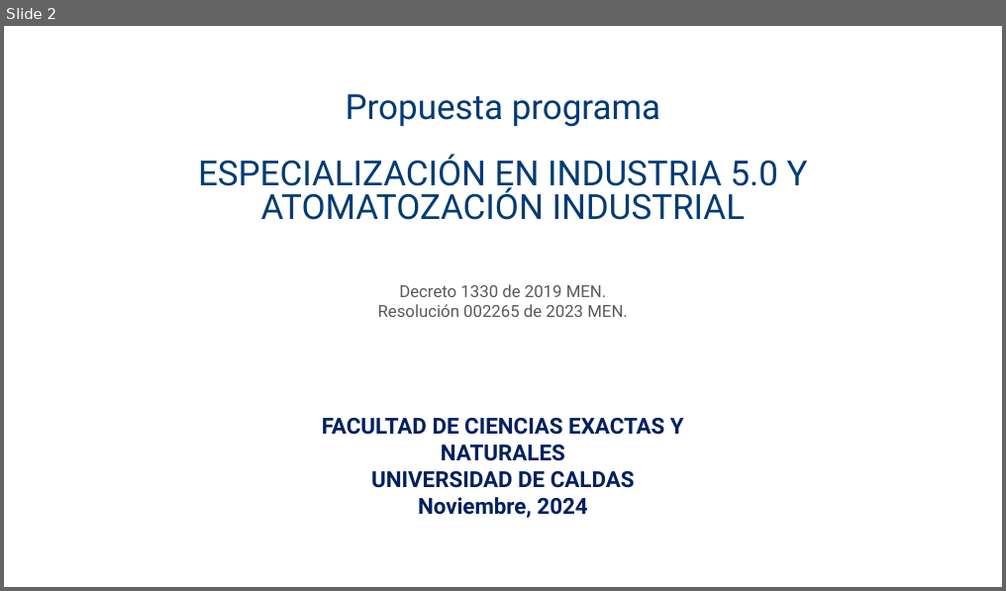
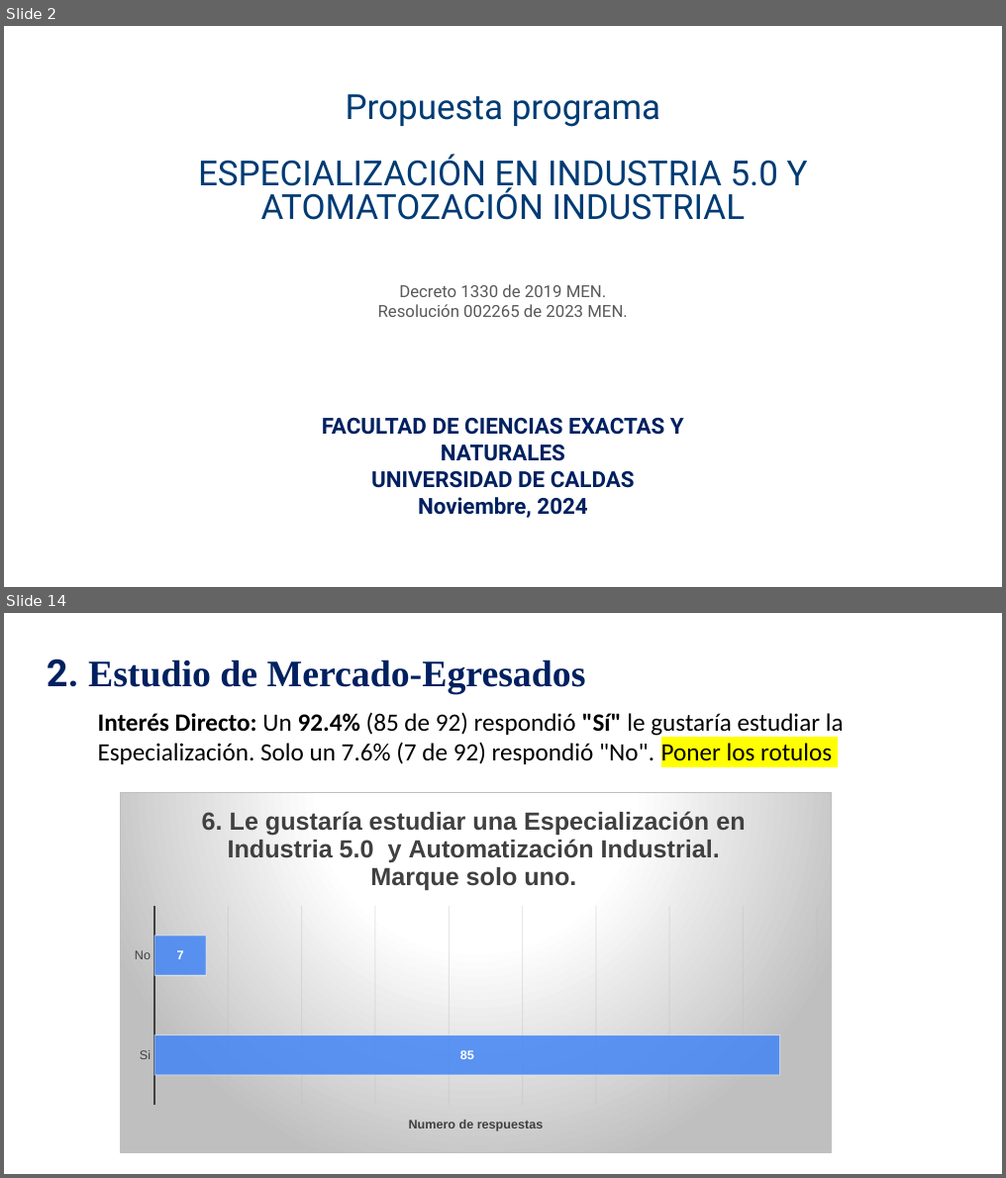
Before and after one commit to DanielVickG87/ESPECIALIZACION_EN_INDUSTRIA_5.0_Y_AUTOMATIZACION_INDUSTRIAL, a slide deck: Presentación decanatura PROGRAMA ESPECIALIZACIÓN EN INDUSTRIA 5.0.pptx. Shown one above the other, each under a label of ours: slide 2 before the commit, slides 2 and 14 after it; the slides between them are not shown. The pictures are 1006x591 and 1006x1178 pixels, drawn with LibreOffice and Linux fonts; fonts in the diff are those of the drawing; background and template pictures are left out. Boxes give left, top, right and bottom in pixels: in the first picture for what was removed or moved away, otherwise in the second. Text is boxed around its words. In the diff, an @@ line names an element or a change of style, - is before the commit and + after.

```diff
--- a/Presentación decanatura PROGRAMA ESPECIALIZACIÓN EN INDUSTRIA 5.0.pptx
+++ b/Presentación decanatura PROGRAMA ESPECIALIZACIÓN EN INDUSTRIA 5.0.pptx
@@ slide 14 added at (x1=4, y1=613, x2=1002, y2=1174), background picture (left out) @@
@@ text added at (x1=47, y1=659, x2=586, y2=693), 27 pt, text #002060, bold @@
+2. Estudio de Mercado-Egresados
@@ text added at (x1=98, y1=712, x2=844, y2=764), 18 pt, text #000000 @@
+  Interés Directo: Un 92.4% (85 de 92) respondió "Sí" le gustaría estudiar la Especialización. Solo un 7.6% (7 de 92) respondió "No". Poner los rotulos
@@ bar stacked chart added at (x1=120, y1=791, x2=832, y2=1154) @@
+title "6. Le gustaría estudiar una Especialización en Industria 5.0  y Automatización Industrial. Marque solo uno. "
+categories: No, Si
+Series 1: 7, 85
```
Also in this commit, not shown: 7 slides changed, 14 other slides added, 2 slides removed, 10 other files.
